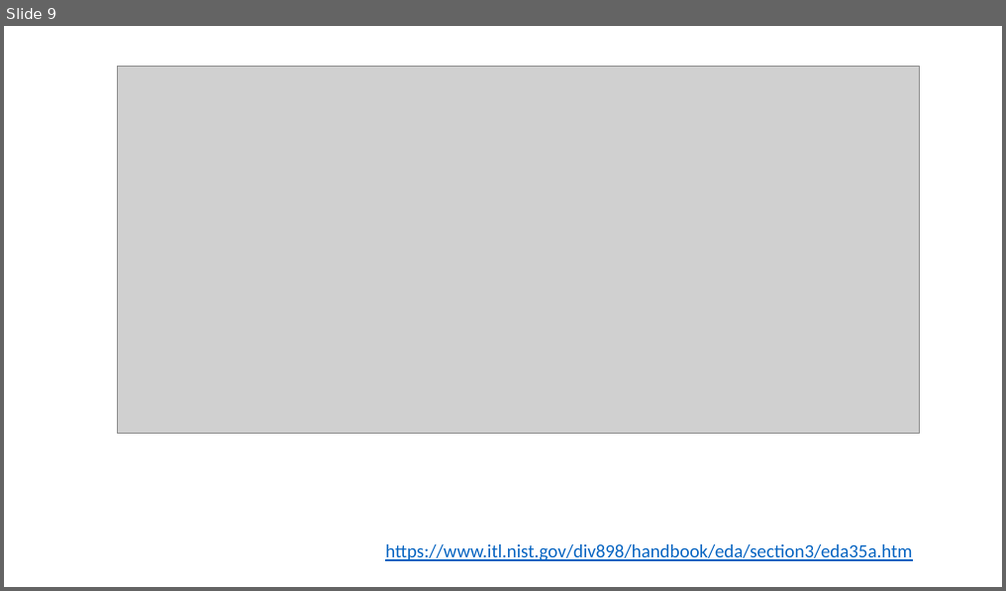
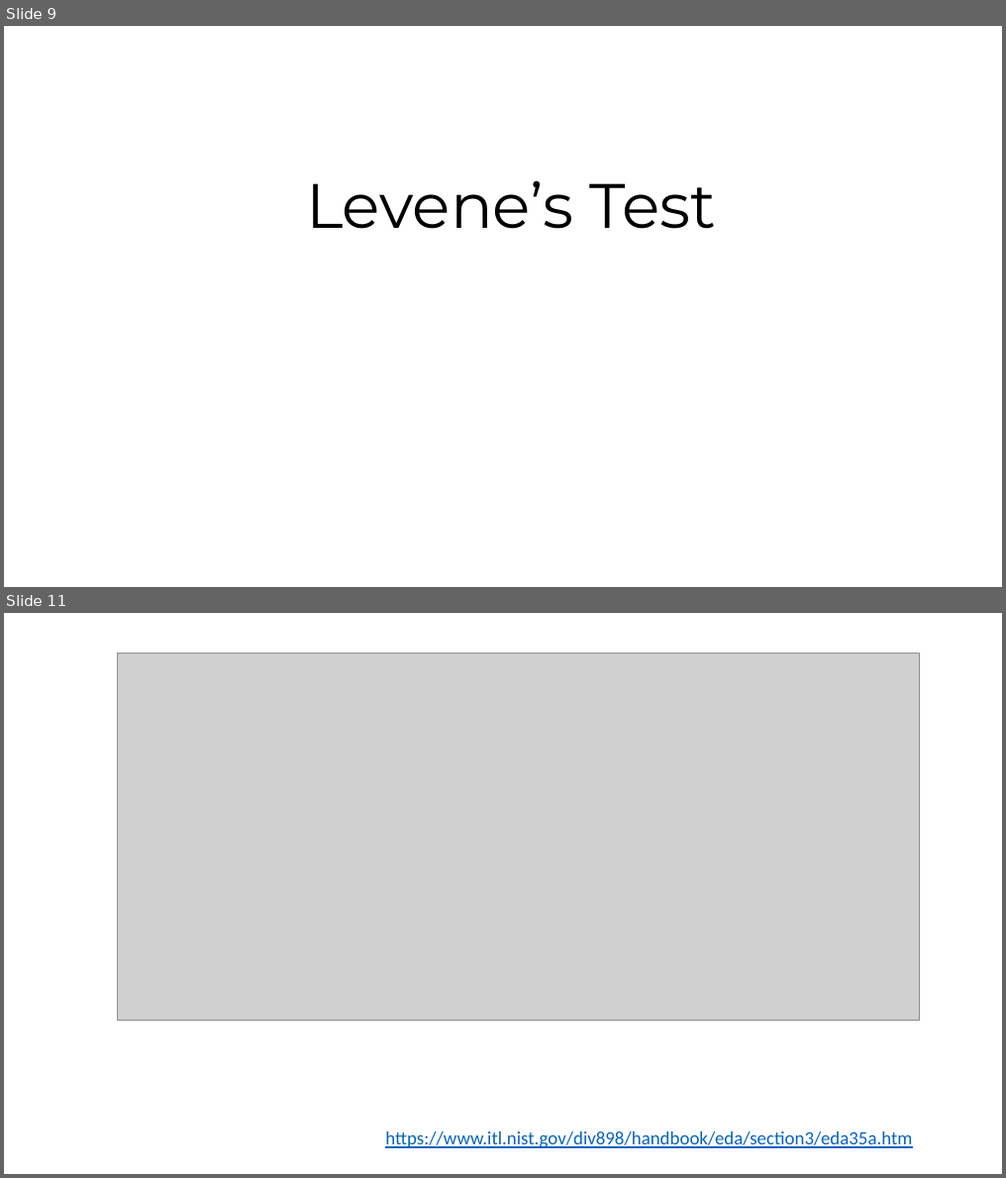
Before and after one commit to SungchulLee/statistics, a slide deck: F 테스트.pptx. Shown one above the other, each under a label of ours: slide 9 before the commit, slides 9 and 11 after it; the slides between them are not shown. The pictures are 1006x591 and 1006x1178 pixels, drawn with LibreOffice and Linux fonts; fonts in the diff are those of the drawing; grey boxes stand for pictures. Boxes give left, top, right and bottom in pixels: in the first picture for what was removed or moved away, otherwise in the second. Text is boxed around its words. In the diff, an @@ line names an element or a change of style, - is before the commit and + after.

Commit message:
levene's test added

```diff
--- a/F 테스트.pptx
+++ b/F 테스트.pptx
@@ slide 9 added at (4,26,1002,587), background #FFFFFF @@
@@ title added at (306,180,717,229), 60.3 pt, text #000000 @@
+Levene’s Test
@@ what was slide 9 is now slide 11 @@
```
Also in this commit, not shown: 1 other slide added.
